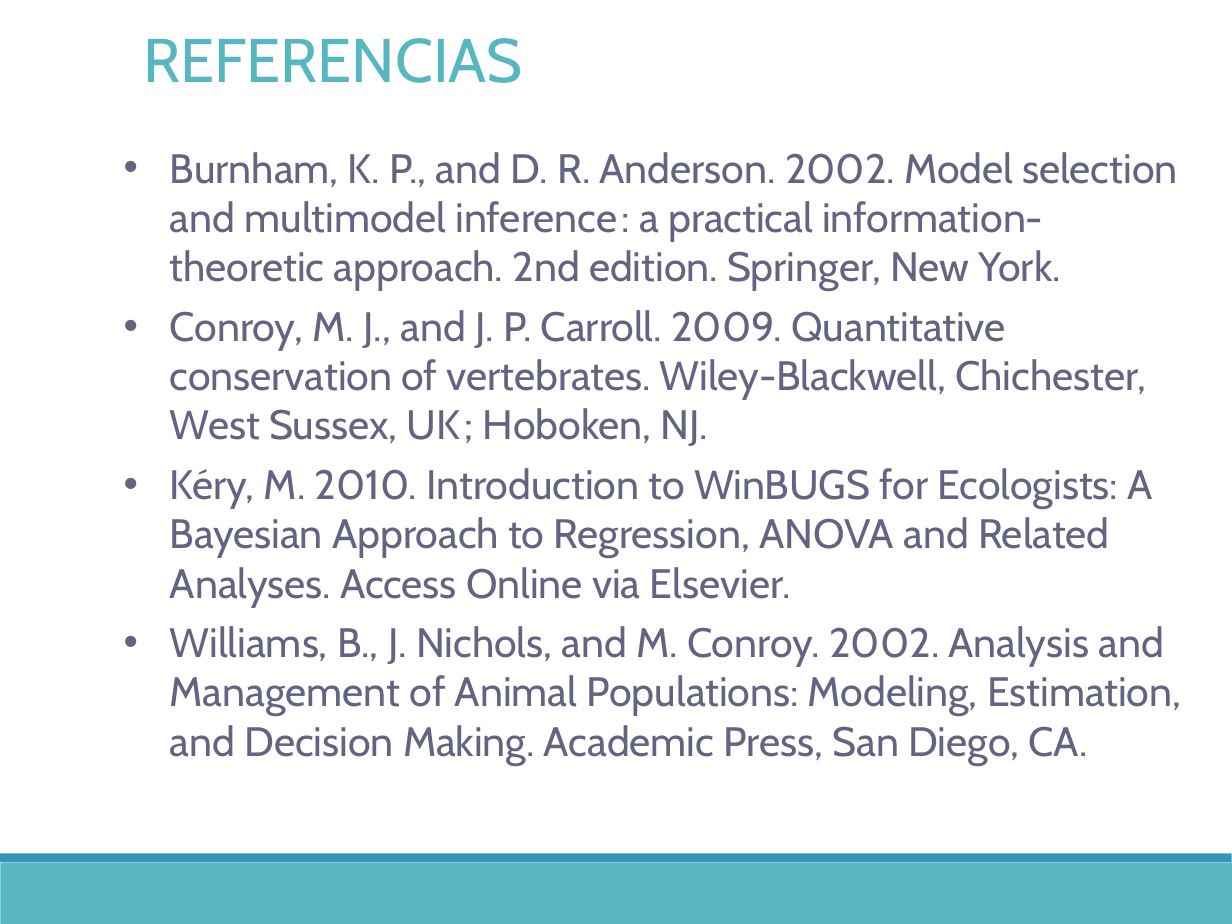
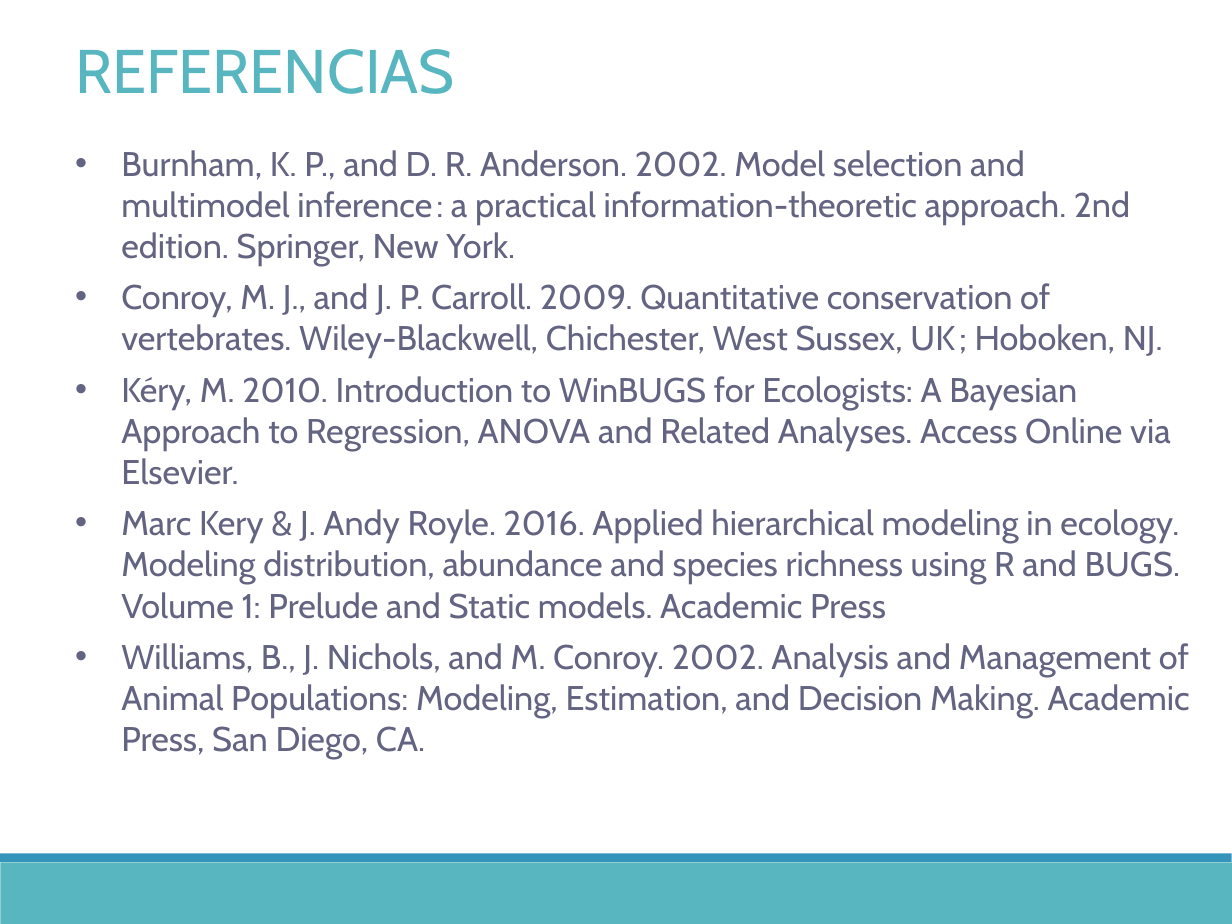
Before and after one commit to DrIgoA/Curso-Ocupacion23, a slide deck: slide 37 of Modulo 2_Occupacion2023.pptx (slide 31 before the commit). Drawn at 1232x924 pixels with LibreOffice and Linux fonts; fonts in the diff are those of the drawing. Boxes give left, top, right and bottom in pixels: in the first picture for what was removed or moved away, otherwise in the second. Text is boxed around its words. In the diff, an @@ line names an element or a change of style, - is before the commit and + after.

```diff
--- a/Modulo 2_Occupacion2023.pptx
+++ b/Modulo 2_Occupacion2023.pptx
@@ text "REFERENCIAS": place and size @@
-text "REFERENCIAS" at [143,38,523,83]
+text "REFERENCIAS" at [75,49,455,94]
@@ text "Burnham, K. P., and D. ...": place and size @@
-text "Burnham, K. P., and D. ..." at [170,152,1181,765]
+text "Burnham, K. P., and D. ..." at [121,150,1190,760]
@@ text at [121,150,1190,760]: size 24 to 20 pt in "Burnham, K. P., and D. R. Anderson. ...", "Conroy, M. J., and J. P. Carroll. ...", "Kéry, M. 2010. Introduction to WinBUGS for ...", "Williams, B., J. Nichols, and M. Conroy. ..." @@
@@ text at [121,509,1180,619]: paragraph added @@
+• Marc Kery & J. Andy Royle. 2016. Applied hierarchical modeling in ecology. Modeling distribution, abundance and species richness using R and BUGS. Volume 1: Prelude and Static models. Academic Press
```
Also in this commit, not shown: 21 other slides changed, 7 slides added, 1 slide removed, 5 other files.
